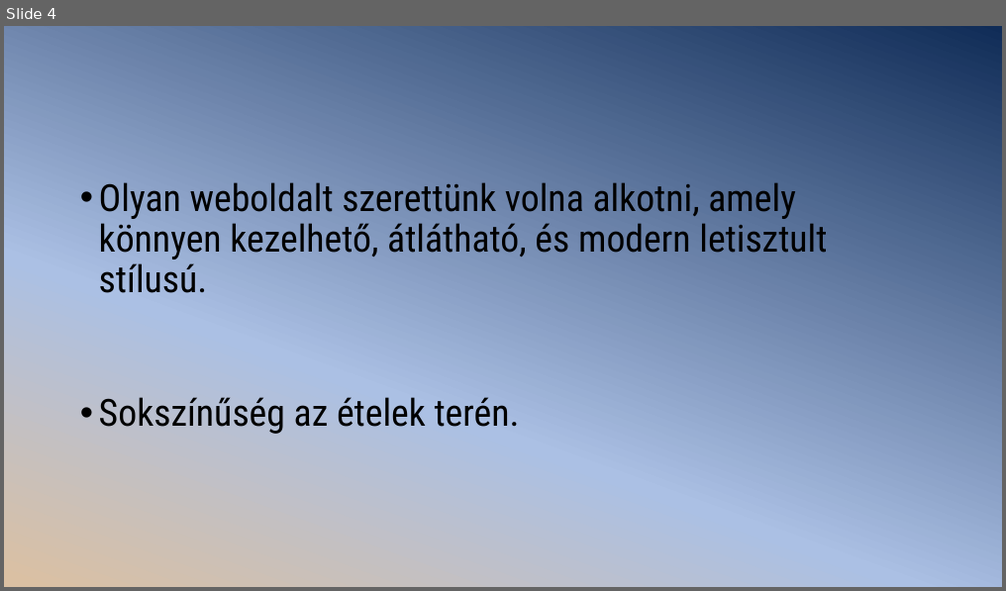
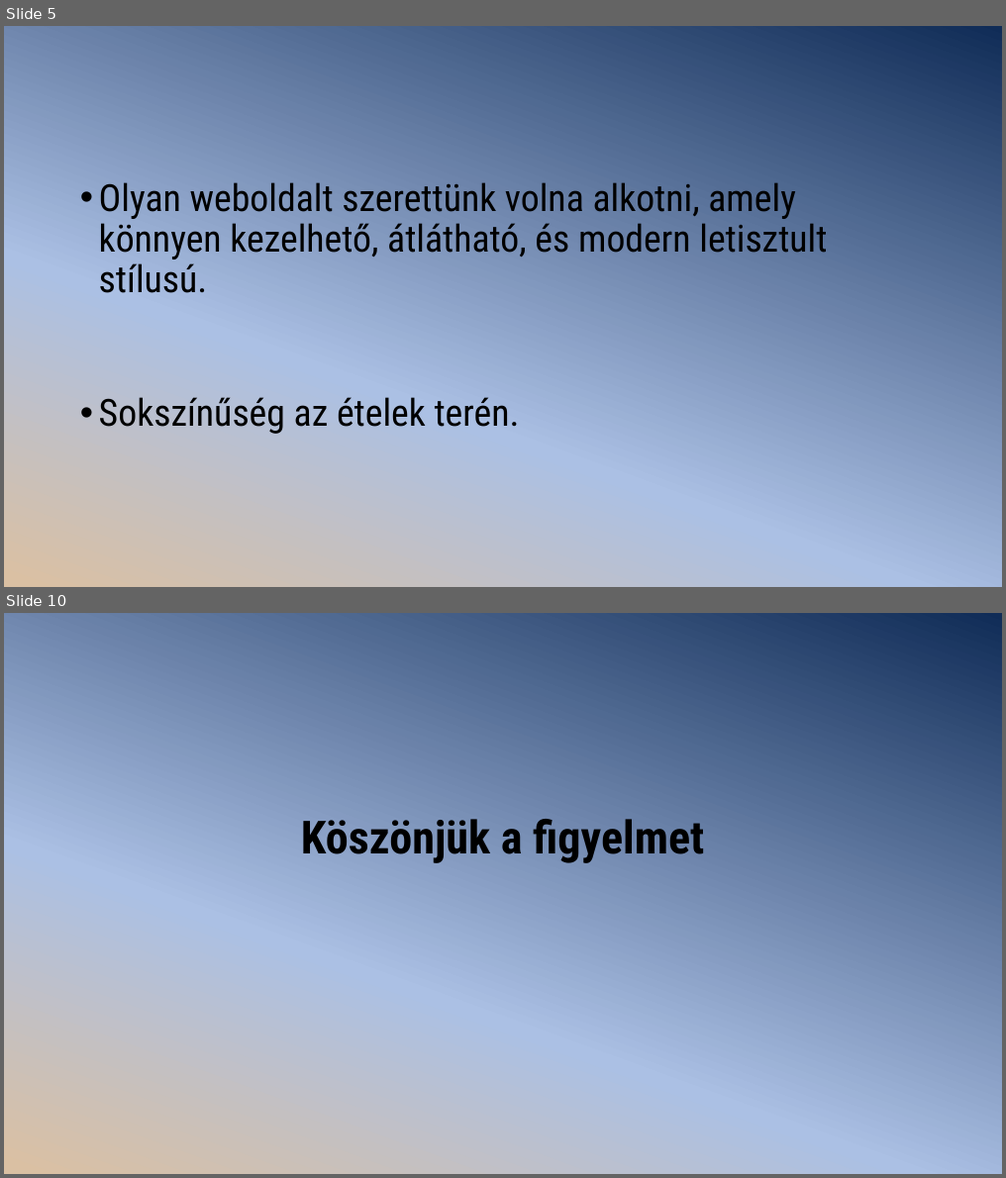
Before and after one commit to jovanovskiviktor/IKT_Projekt_1, a slide deck: 1_projekt/Bemutató V.CS.P.pptx. Shown one above the other, each under a label of ours: slide 4 before the commit, slides 5 and 10 after it; the slides between them are not shown. The pictures are 1006x591 and 1006x1178 pixels, drawn with LibreOffice and Linux fonts; fonts in the diff are those of the drawing. Boxes give left, top, right and bottom in pixels: in the first picture for what was removed or moved away, otherwise in the second. Text is boxed around its words. In the diff, an @@ line names an element or a change of style, - is before the commit and + after.

```diff
--- a/1_projekt/Bemutató V.CS.P.pptx
+++ b/1_projekt/Bemutató V.CS.P.pptx
@@ slide 10 added at [4, 613, 1002, 1174], background gradient #102C57 to #ABC0E4 to #DAC0A3 @@
@@ title added at [301, 819, 704, 863], 44 pt, text #000000, bold @@
+Köszönjük a figyelmet
@@ what was slide 4 is now slide 5 @@
```
Also in this commit, not shown: 5 other slides added, 1 slide removed.
